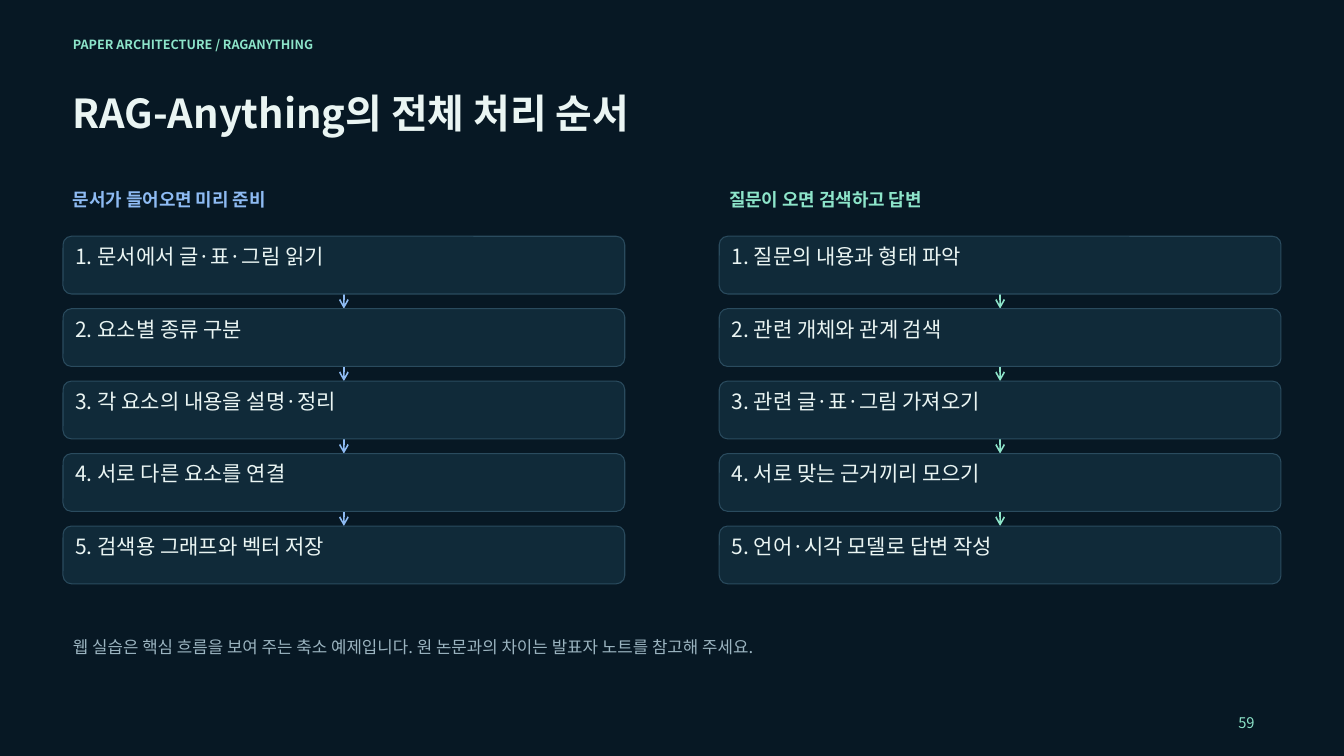
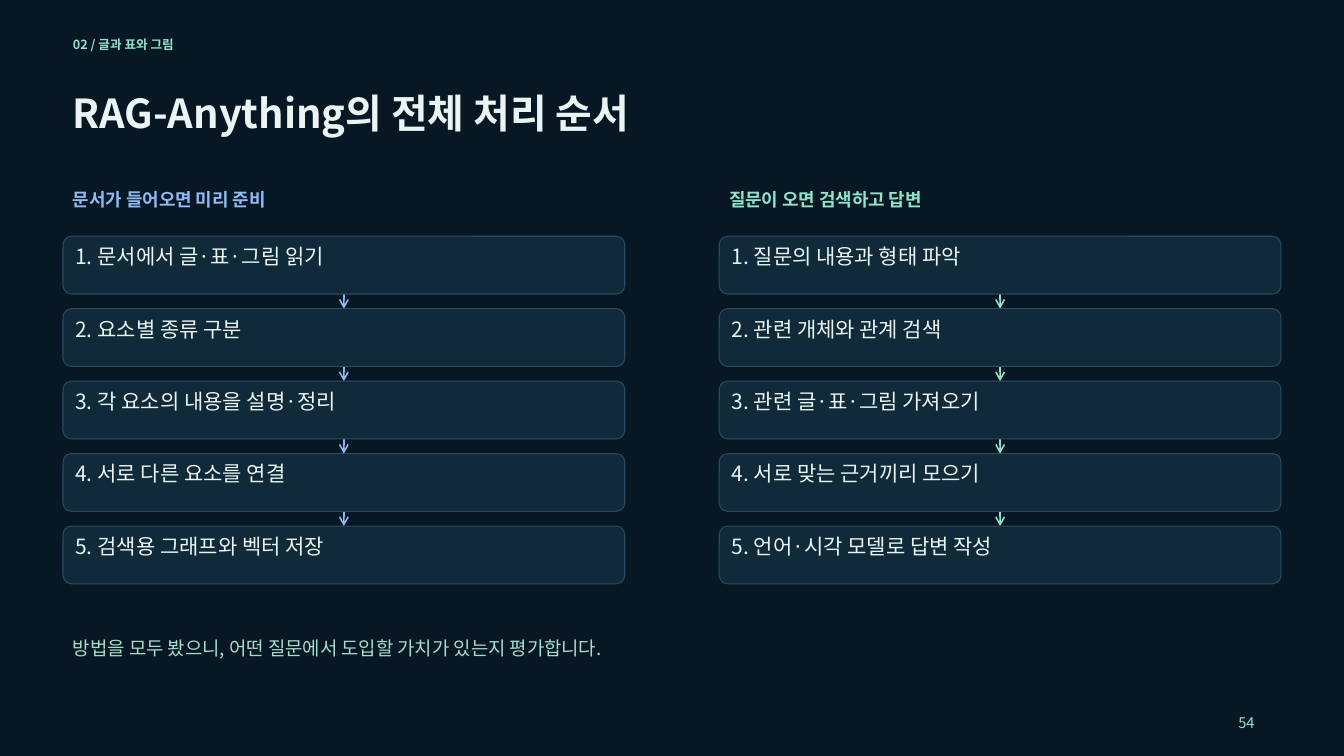
Before and after one commit to euiyulsong/graphrag-atlas, a slide deck: slide 54 of slides/GraphRAG_Atlas_Tech_Seminar.pptx (slide 59 before the commit). Drawn at 1344x756 pixels with LibreOffice and Linux fonts; fonts in the diff are those of the drawing. Boxes give left, top, right and bottom in pixels: in the first picture for what was removed or moved away, otherwise in the second. Text is boxed around its words. In the diff, an @@ line names an element or a change of style, - is before the commit and + after.

```diff
--- a/slides/GraphRAG_Atlas_Tech_Seminar.pptx
+++ b/slides/GraphRAG_Atlas_Tech_Seminar.pptx
@@ text at (73, 38, 174, 50): text changed @@
-PAPER ARCHITECTURE / RAGANYTHING
+02 / 글과 표와 그림
@@ text at (73, 639, 602, 659): text changed; size 12 to 13.5 pt; text colour #9BB4C0 to #A4DDCA @@
-웹 실습은 핵심 흐름을 보여 주는 축소 예제입니다. 원 논문과의 차이는 발표자 노트를 참고해 주세요.
+방법을 모두 봤으니, 어떤 질문에서 도입할 가치가 있는지 평가합니다.
@@ text at (1238, 717, 1254, 728): text changed @@
-59
+54
```
Also in this commit, not shown: 58 other slides changed, 6 other files.
